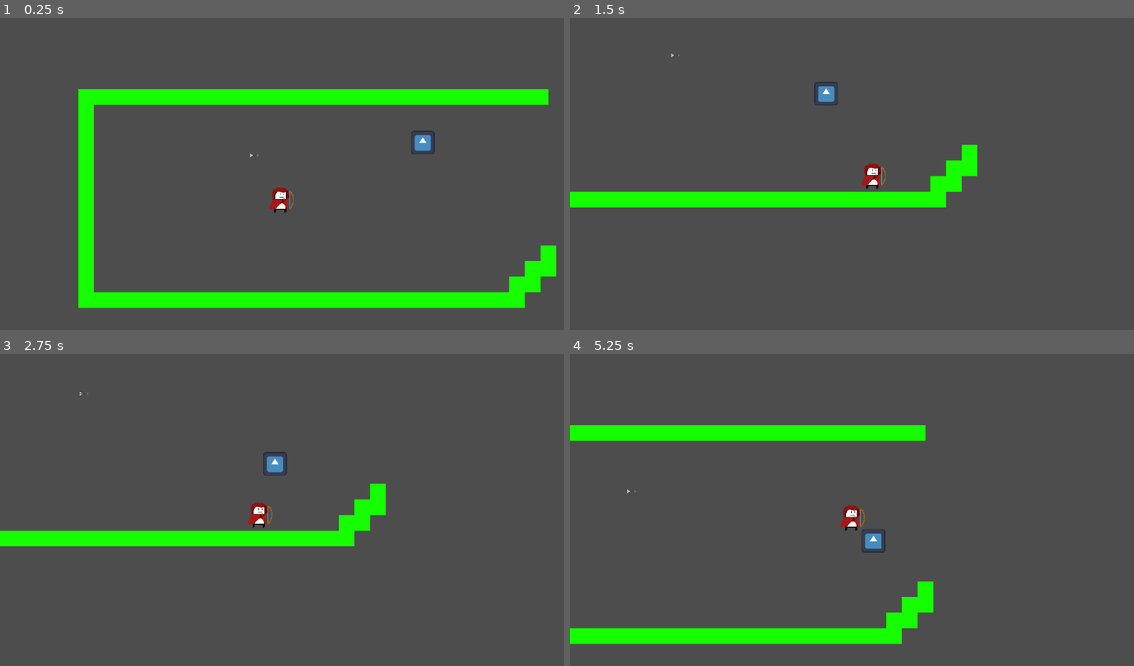
Above: before the commit, frames 1-4 (two rows, left to right).
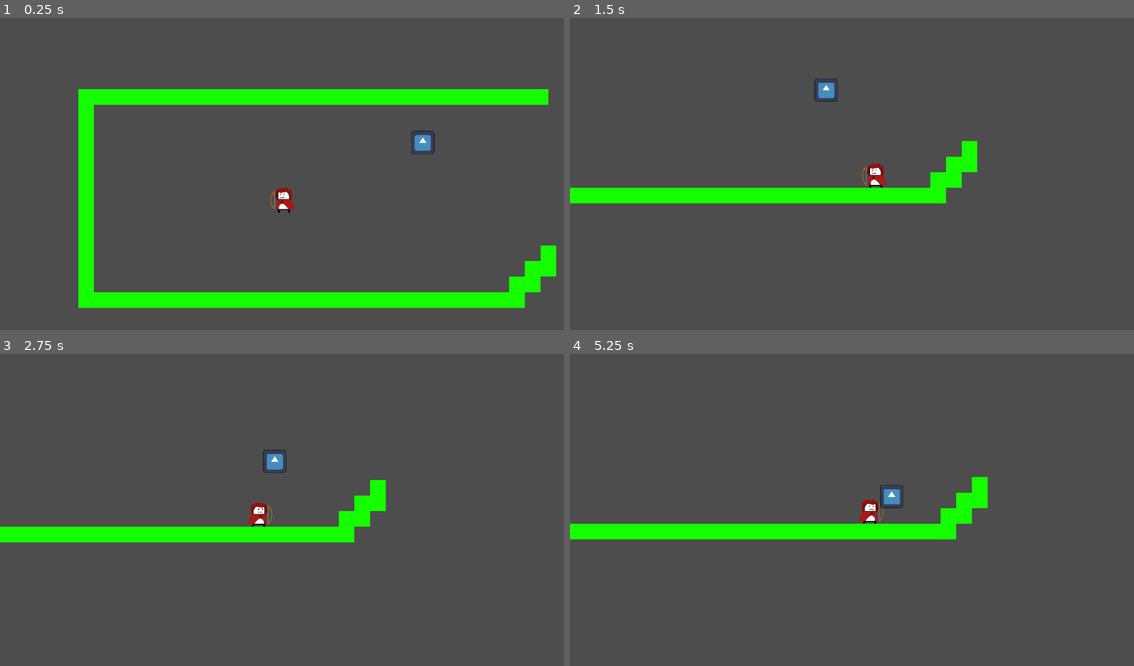
Above: after the commit, the same moments.

Repository: Overlord-Runt/name
Game: Godot game, scene res://main.tscn
Same seed, same stepped clock (60 frames per second), same inputs: the game is played once before the commit and once after it. The engine's default icon, where the game draws it, is replaced by a stand-in: a white triangle on a blue panel in a dark square.
Inputs (mouse positions are in pixels of both pictures, inside the frame that each line leads up to):
- Up to frame 1 (0.25 s): no input
- Up to frame 2 (1.5 s): tap Enter at 0.5 s; move the mouse to (976, 161) at 0.52 s; hold D (right) from 0.53 s (still down); tap Alt at 0.6 s; click (976, 161) at 0.67 s; tap W (jump) at 0.77 s; move the mouse to (739, 192) at 1.27 s; tap Shift at 1.35 s
- Up to frame 3 (2.75 s): tap W (jump) at 1.52 s; move the mouse to (338, 441) at 2.02 s; release D (right) at 2.03 s; hold A (left) from 2.03 s (still down); tap Alt at 2.1 s
- Up to frame 4 (5.25 s): move the mouse to (823, 575) at 2.77 s; release A (left) at 2.78 s; hold D (right) 2.78-4.28 s; tap Shift at 2.85, 4.35 s; click (823, 575) at 2.92 s; tap W (jump) at 3.02, 3.77, 4.52 s; move the mouse to (1021, 559) at 3.52 s; tap Alt at 3.6, 5.1 s; move the mouse to (682, 463) at 4.27 s; hold A (left) 4.28-5.03 s; move the mouse to (880, 513) at 5.02 s; hold D (right) from 5.03 s (still down); click (880, 513) at 5.17 s

The runs differ from the first frame. In frame 1, 0.2% of the frame differs, in the area x 44-53%, y 43-63%; in frame 2, 2.3%; in frame 3, 2.0%; in frame 4, 12%, in the area x 0-75%, y 22-94%.

Commit message:
it walks now

Diff:
--- a/archer.gd
+++ b/archer.gd
@@ -9,7 +9,7 @@
 const dashSPEEDx = 1300.0
 const JUMP_VELOCITY = -900.0
 
-var canAttack = false
+var canDash = false
 var dashCooldown = 0.5
 var lastDash = 3.0
 var dashLength = 0.05
@@ -45,31 +45,34 @@
 
 
 	if rotation > PI/2 or rotation < -PI/2:
-		_animation.play("idle_left")
-		_Hitbox.global_position.x = _sprite.global_position.x
-		_Hitbox.global_position.y = _sprite.global_position.y + 8
+		if directionx:
+			_animation.play("walking_left")
+		else:
+			_animation.play("idle_left")
+
 	else:
-		_animation.play("idle_right")
-		_Hitbox.global_position.x = _sprite.global_position.x
-		_Hitbox.global_position.y = _sprite.global_position.y + 8
+		if directionx:
+			_animation.play("walking_right")
+		else:
+			_animation.play("idle_right")
 
 
 func dash(delta: float):
 	var click := Input.is_mouse_button_pressed(MOUSE_BUTTON_LEFT)
 	lastDash += delta
-	if canAttack:
+	if canDash:
 		thisDash += delta
 	else:
 		thisDash = 0.0
 
 	if lastDash > dashCooldown:
 		if click && thisDash < dashCooldown:
-			canAttack = true
-			_animation.play("Attack_left")
+			canDash = true
+
 			thisDash = dashCooldown
 	else:
-		canAttack = false
-	if canAttack:
+		canDash = false
+	if canDash:
 		velocity.y = dashSPEEDy*sin(rotation)
 		velocity.x = dashSPEEDx*cos(rotation)
 		if thisDash > (dashCooldown + dashLength):
--- a/main.tscn
+++ b/main.tscn
@@ -1,11 +1,13 @@
-[gd_scene load_steps=15 format=4 uid="uid://cmvme5thxvngx"]
+[gd_scene load_steps=19 format=4 uid="uid://cmvme5thxvngx"]
 
 [ext_resource type="Script" uid="uid://c0obaoutjx6qx" path="res://archer.gd" id="1_7mycd"]
 [ext_resource type="Texture2D" uid="uid://befmevy5bmpdy" path="res://assets/icon.svg" id="2_1bvp3"]
 [ext_resource type="Texture2D" uid="uid://bon0rhckmhqqn" path="res://assets/Player-Sprites/Archer/Forward.svg" id="2_7mycd"]
 [ext_resource type="Script" uid="uid://dkmjdurbx5r3v" path="res://scripts/enemy.gd" id="3_1bvp3"]
+[ext_resource type="Texture2D" uid="uid://i3yoys0n2006" path="res://assets/Player-Sprites/Archer/Backward.svg" id="3_5vw27"]
 [ext_resource type="Texture2D" uid="uid://b8irsho2l4fo1" path="res://assets/green.png" id="3_lquwl"]
-[ext_resource type="Texture2D" uid="uid://bj180jamairw6" path="res://assets/Player-Sprites/Archer/Arrow.svg" id="6_272bh"]
+[ext_resource type="Texture2D" uid="uid://bkci6paf7wv76" path="res://assets/Player-Sprites/Archer/backward-walk.png" id="4_kek77"]
+[ext_resource type="Texture2D" uid="uid://dfygt8fdmq431" path="res://assets/Player-Sprites/Archer/forward-walk.png" id="5_kek77"]
 
 [sub_resource type="RectangleShape2D" id="RectangleShape2D_5vw27"]
 size = Vector2(9.73775, 27.5203)
@@ -24,18 +26,186 @@
 "update": 0,
 "values": [0.0]
 }
+tracks/1/type = "value"
+tracks/1/imported = false
+tracks/1/enabled = true
+tracks/1/path = NodePath("Sprite2D:texture")
+tracks/1/interp = 1
+tracks/1/loop_wrap = true
+tracks/1/keys = {
+"times": PackedFloat32Array(0),
+"transitions": PackedFloat32Array(1),
+"update": 1,
+"values": [ExtResource("2_7mycd")]
+}
+tracks/2/type = "value"
+tracks/2/imported = false
+tracks/2/enabled = true
+tracks/2/path = NodePath("Sprite2D:hframes")
+tracks/2/interp = 1
+tracks/2/loop_wrap = true
+tracks/2/keys = {
+"times": PackedFloat32Array(0),
+"transitions": PackedFloat32Array(1),
+"update": 1,
+"values": [2]
+}
+tracks/3/type = "value"
+tracks/3/imported = false
+tracks/3/enabled = true
+tracks/3/path = NodePath("Sprite2D:frame")
+tracks/3/interp = 1
+tracks/3/loop_wrap = true
+tracks/3/keys = {
+"times": PackedFloat32Array(0),
+"transitions": PackedFloat32Array(1),
+"update": 1,
+"values": [0]
+}
 
 [sub_resource type="Animation" id="Animation_kek77"]
 resource_name = "idle_left"
+tracks/0/type = "value"
+tracks/0/imported = false
+tracks/0/enabled = true
+tracks/0/path = NodePath("Sprite2D:texture")
+tracks/0/interp = 1
+tracks/0/loop_wrap = true
+tracks/0/keys = {
+"times": PackedFloat32Array(0),
+"transitions": PackedFloat32Array(1),
+"update": 1,
+"values": [ExtResource("3_5vw27")]
+}
+tracks/1/type = "value"
+tracks/1/imported = false
+tracks/1/enabled = true
+tracks/1/path = NodePath("Sprite2D:hframes")
+tracks/1/interp = 1
+tracks/1/loop_wrap = true
+tracks/1/keys = {
+"times": PackedFloat32Array(0),
+"transitions": PackedFloat32Array(1),
+"update": 1,
+"values": [1]
+}
 
 [sub_resource type="Animation" id="Animation_5vw27"]
 resource_name = "idle_right"
+tracks/0/type = "value"
+tracks/0/imported = false
+tracks/0/enabled = true
+tracks/0/path = NodePath("Sprite2D:texture")
+tracks/0/interp = 1
+tracks/0/loop_wrap = true
+tracks/0/keys = {
+"times": PackedFloat32Array(0),
+"transitions": PackedFloat32Array(1),
+"update": 1,
+"values": [ExtResource("2_7mycd")]
+}
+tracks/1/type = "value"
+tracks/1/imported = false
+tracks/1/enabled = true
+tracks/1/path = NodePath("Sprite2D:hframes")
+tracks/1/interp = 1
+tracks/1/loop_wrap = true
+tracks/1/keys = {
+"times": PackedFloat32Array(0),
+"transitions": PackedFloat32Array(1),
+"update": 1,
+"values": [1]
+}
+
+[sub_resource type="Animation" id="Animation_7mycd"]
+resource_name = "walking_left"
+length = 0.5
+loop_mode = 1
+tracks/0/type = "value"
+tracks/0/imported = false
+tracks/0/enabled = true
+tracks/0/path = NodePath("Sprite2D:texture")
+tracks/0/interp = 1
+tracks/0/loop_wrap = true
+tracks/0/keys = {
+"times": PackedFloat32Array(0),
+"transitions": PackedFloat32Array(1),
+"update": 1,
+"values": [ExtResource("4_kek77")]
+}
+tracks/1/type = "value"
+tracks/1/imported = false
+tracks/1/enabled = true
+tracks/1/path = NodePath("Sprite2D:hframes")
+tracks/1/interp = 1
+tracks/1/loop_wrap = true
+tracks/1/keys = {
+"times": PackedFloat32Array(0),
+"transitions": PackedFloat32Array(1),
+"update": 1,
+"values": [2]
+}
+tracks/2/type = "value"
+tracks/2/imported = false
+tracks/2/enabled = true
+tracks/2/path = NodePath("Sprite2D:frame")
+tracks/2/interp = 1
+tracks/2/loop_wrap = true
+tracks/2/keys = {
+"times": PackedFloat32Array(0, 0.266667),
+"transitions": PackedFloat32Array(1, 1),
+"update": 1,
+"values": [0, 1]
+}
+
+[sub_resource type="Animation" id="Animation_4c57u"]
+resource_name = "walking_right"
+length = 0.5
+loop_mode = 1
+tracks/0/type = "value"
+tracks/0/imported = false
+tracks/0/enabled = true
+tracks/0/path = NodePath("Sprite2D:texture")
+tracks/0/interp = 1
+tracks/0/loop_wrap = true
+tracks/0/keys = {
+"times": PackedFloat32Array(0),
+"transitions": PackedFloat32Array(1),
+"update": 1,
+"values": [ExtResource("5_kek77")]
+}
+tracks/1/type = "value"
+tracks/1/imported = false
+tracks/1/enabled = true
+tracks/1/path = NodePath("Sprite2D:hframes")
+tracks/1/interp = 1
+tracks/1/loop_wrap = true
+tracks/1/keys = {
+"times": PackedFloat32Array(0),
+"transitions": PackedFloat32Array(1),
+"update": 1,
+"values": [2]
+}
+tracks/2/type = "value"
+tracks/2/imported = false
+tracks/2/enabled = true
+tracks/2/path = NodePath("Sprite2D:frame")
+tracks/2/interp = 1
+tracks/2/loop_wrap = true
+tracks/2/keys = {
+"times": PackedFloat32Array(0, 0.25),
+"transitions": PackedFloat32Array(1, 1),
+"update": 1,
+"values": [0, 1]
+}
 
 [sub_resource type="AnimationLibrary" id="AnimationLibrary_272bh"]
 _data = {
 &"RESET": SubResource("Animation_272bh"),
 &"idle_left": SubResource("Animation_kek77"),
-&"idle_right": SubResource("Animation_5vw27")
+&"idle_right": SubResource("Animation_5vw27"),
+&"walking_left": SubResource("Animation_7mycd"),
+&"walking_right": SubResource("Animation_4c57u")
 }
 
 [sub_resource type="RectangleShape2D" id="RectangleShape2D_7mycd"]
@@ -448,7 +618,9 @@
 script = ExtResource("1_7mycd")
 
 [node name="Sprite2D" type="Sprite2D" parent="Player"]
+texture_filter = 1
 texture = ExtResource("2_7mycd")
+hframes = 2
 
 [node name="Hitbox" type="CollisionShape2D" parent="Player"]
 scale = Vector2(3.28618, -1.74417)
@@ -480,8 +652,3 @@
 position = Vector2(-224, 96)
 tile_map_data = PackedByteArray("AADe/wkAAAAAAAAAAADe/woAAAAAAAEAAADf/wkAAAABAAAAAADf/woAAAABAAEAAADe/wsAAAAAAAAAAADe/w …(4752 unchanged characters)…
 tile_set = SubResource("TileSet_5vw27")
-
-[node name="Arrow" type="Sprite2D" parent="."]
-texture_filter = 1
-position = Vector2(-408, 152)
-texture = ExtResource("6_272bh")
Not shown, changed: assets/Player-Sprites/Archer/character1.af~lock~
